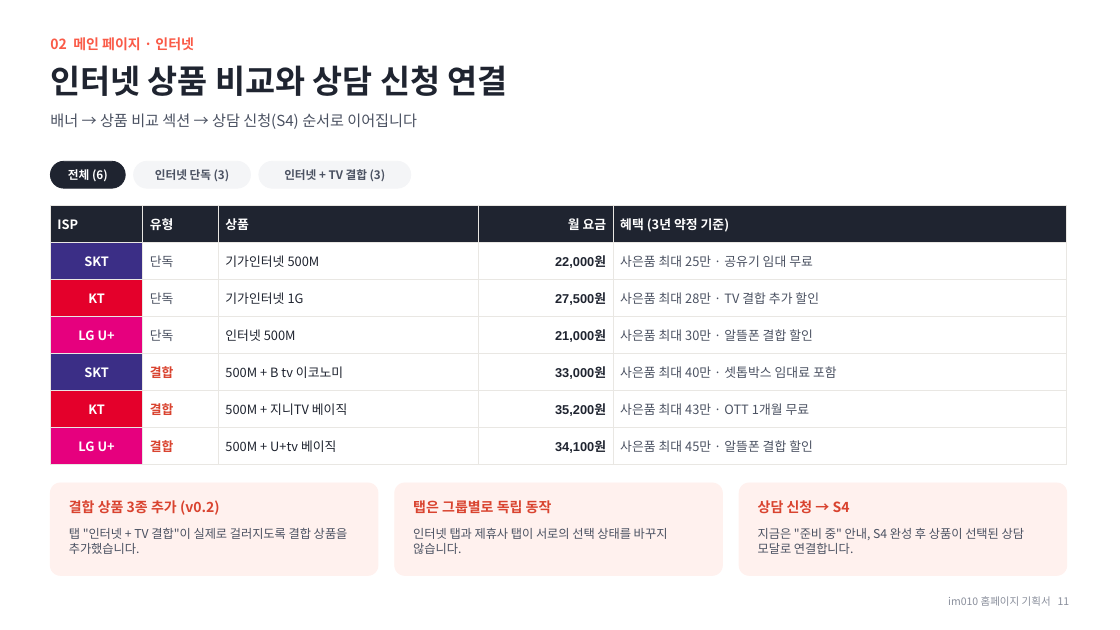
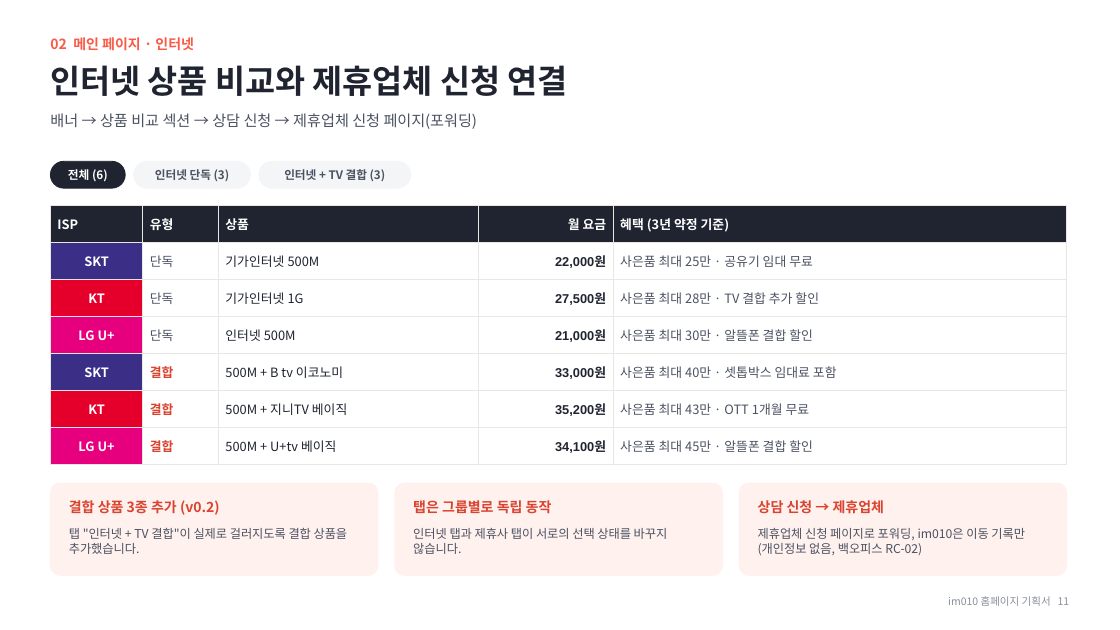
Before and after one commit to chlee-oss/im010, a slide deck: slide 11 of im010_기획서.pptx. Drawn at 1120x630 pixels with LibreOffice and Linux fonts; fonts in the diff are those of the drawing. Boxes give left, top, right and bottom in pixels: in the first picture for what was removed or moved away, otherwise in the second. Text is boxed around its words. In the diff, an @@ line names an element or a change of style, - is before the commit and + after.

```diff
--- a/im010_기획서.pptx
+++ b/im010_기획서.pptx
@@ text at [50,65,568,96]: text changed @@
-인터넷 상품 비교와 상담 신청 연결
+인터넷 상품 비교와 제휴업체 신청 연결
@@ text at [50,113,478,129]: text changed @@
-배너 → 상품 비교 섹션 → 상담 신청(S4) 순서로 이어집니다
+배너 → 상품 비교 섹션 → 상담 신청 → 제휴업체 신청 페이지(포워딩)
@@ text at [758,500,884,514]: text changed @@
-상담 신청 → S4
+상담 신청 → 제휴업체
@@ text at [758,528,1025,555]: text changed @@
-지금은 "준비 중" 안내, S4 완성 후 상품이 선택된 상담 모달로 연결합니다.
+제휴업체 신청 페이지로 포워딩, im010은 이동 기록만 (개인정보 없음, 백오피스 RC-02)
```
Also in this commit, not shown: 18 other slides changed, 3 slides added, 2 slides removed.
